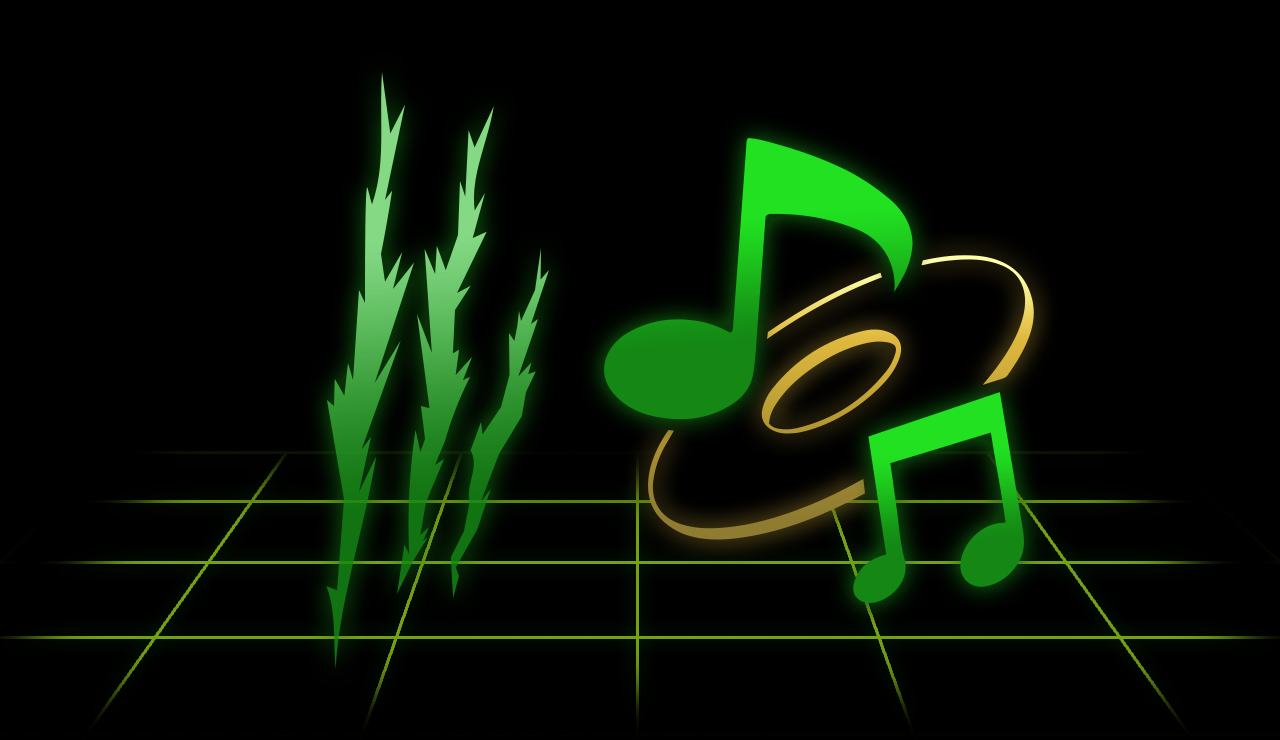
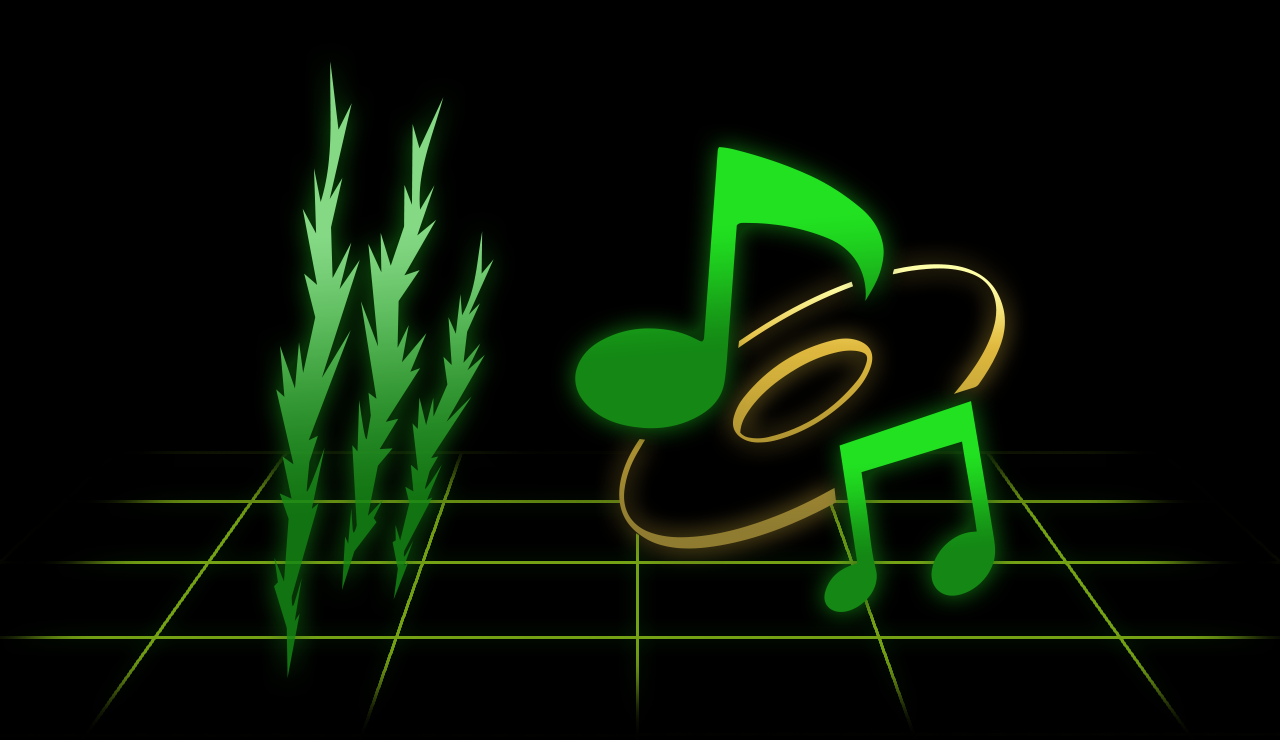
Two versions of the same layered image (w=1280, h=740). Layer-by-layer changes:
added layer "Claws" (85%) in group "Icons" over [274, 61, 494, 678]
painted on "Note1" over [575, 138, 913, 429]
painted on "Note2" over [824, 392, 1024, 612]
painted on "CD" over [619, 255, 1034, 549]
moved "Claw" into group "Old Stuff" over [326, 72, 549, 669]
painted on "Grid S2" over [620, 451, 851, 542]
